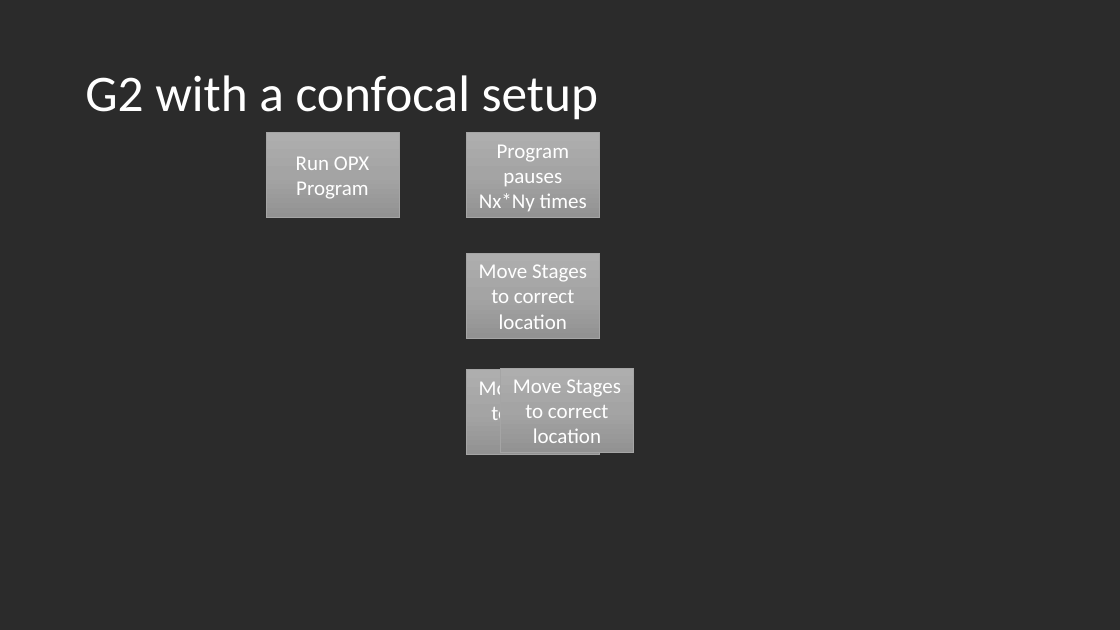
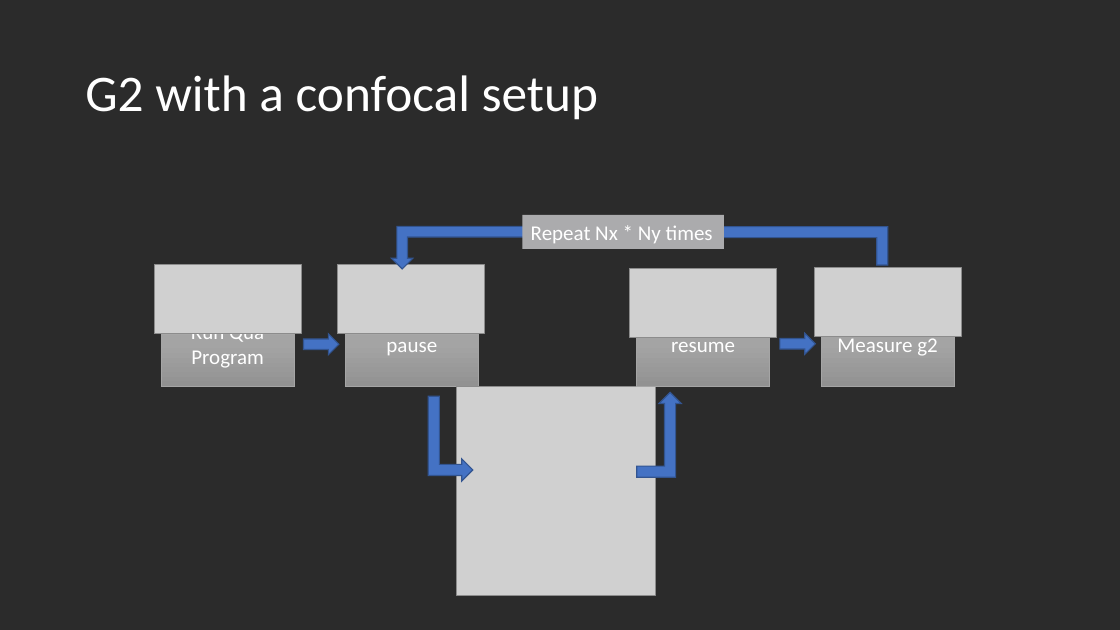
Before and after one commit to qua-platform/qua-libs, a slide deck: slide 18 of examples/nv-centers/syncing-opx-with-external-devices/NV_Experiments_with_the_OPX.pptx (slide 17 before the commit). Drawn at 1120x630 pixels with LibreOffice and Linux fonts; fonts in the diff are those of the drawing; grey boxes stand for pictures; background and template pictures are left out; a plain dark background stands for a picture behind light text. Boxes give left, top, right and bottom in pixels: in the first picture for what was removed or moved away, otherwise in the second. Text is boxed around its words. In the diff, an @@ line names an element or a change of style, - is before the commit and + after.

```diff
--- a/examples/nv-centers/syncing-opx-with-external-devices/NV_Experiments_with_the_OPX.pptx
+++ b/examples/nv-centers/syncing-opx-with-external-devices/NV_Experiments_with_the_OPX.pptx
@@ bent up arrow added at [392,226,576,269], fill #4472C4, outline #325491 1 pt @@
@@ rectangle "Repeat Nx * Ny times": place and size @@
-rectangle "Repeat Nx * Ny times" at [466,133,599,218]
+rectangle "Repeat Nx * Ny times" at [523,215,724,249]
@@ rectangle "Repeat Nx * Ny times" at [523,215,724,249]: vertical alignment middle to top; fill gradient #AFAFAF to #A5A5A5 to #939393 to #ABABAD; outline #A5A5A5 0.5 pt to none @@
@@ text in rectangle at [531,226,713,243]: text changed @@
-Program pauses Nx*Ny times
+Repeat Nx * Ny times
@@ bent up arrow added at [560,221,888,265], fill #4472C4, outline #325491 1 pt @@
@@ picture added at [155,265,302,334] @@
@@ picture added at [338,265,485,334] @@
@@ rectangle removed at [466,253,599,338] @@
-Move Stages to correct location
@@ picture added at [630,268,777,338] @@
@@ picture added at [814,267,961,337] @@
@@ rectangle "Run Qua Program": place and size @@
-rectangle "Run Qua Program" at [266,133,399,218]
+rectangle "Run Qua Program" at [161,302,294,386]
@@ rectangle added at [345,302,478,386], fill gradient #AFAFAF to #A5A5A5 to #939393, outline #A5A5A5 0.5 pt, 18 pt, text #FFFFFF @@
+pause
@@ rectangle added at [637,302,770,386], fill gradient #AFAFAF to #A5A5A5 to #939393, outline #A5A5A5 0.5 pt, 18 pt, text #FFFFFF @@
+resume
@@ rectangle added at [822,302,954,386], fill gradient #AFAFAF to #A5A5A5 to #939393, outline #A5A5A5 0.5 pt, 18 pt, text #FFFFFF @@
+Measure g2
@@ text in rectangle at [191,333,264,368]: text changed @@
-Run OPX Program
+Run Qua Program
@@ left arrow added at [303,334,339,355], fill #4472C4, outline #325491 1 pt @@
@@ left arrow added at [780,334,815,355], fill #4472C4, outline #325491 1 pt @@
@@ picture added at [457,386,656,596] @@
@@ rectangle removed at [466,370,599,455] @@
-Move Stages to correct location
@@ rectangle removed at [501,368,634,453] @@
-Move Stages to correct location
@@ bent up arrow added at [429,397,473,481], fill #4472C4, outline #325491 1 pt @@
@@ bent up arrow added at [637,392,681,477], fill #4472C4, outline #325491 1 pt @@
```
Also in this commit, not shown: 2 other slides changed, 1 slide added, 14 other files.
